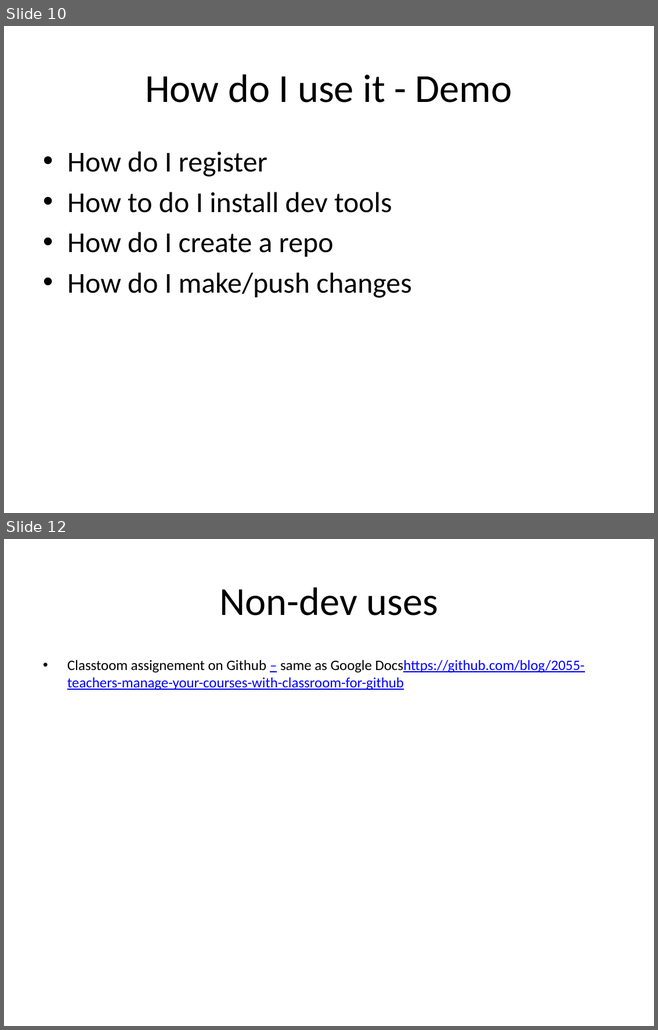
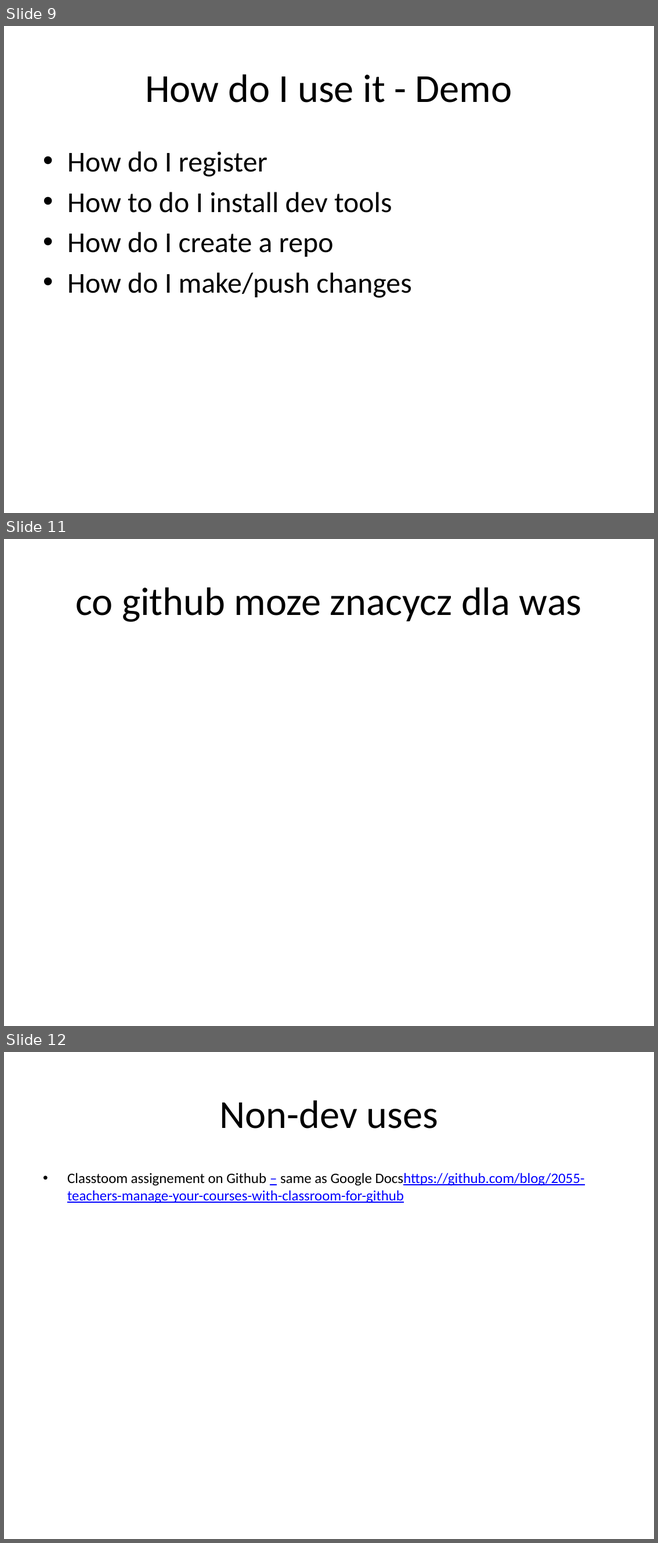
Before and after one commit to krzysztofkaluzny/codeweek, a slide deck: GitHub - Talk .pptx. Shown one above the other, each under a label of ours: slides 10 and 12 before the commit, slides 9, 11 and 12 after it; the slides between them are not shown. The pictures are 658x1030 and 658x1543 pixels, drawn with LibreOffice and Linux fonts; fonts in the diff are those of the drawing. Boxes give left, top, right and bottom in pixels: in the first picture for what was removed or moved away, otherwise in the second. Text is boxed around its words. In the diff, an @@ line names an element or a change of style, - is before the commit and + after.

```diff
--- a/GitHub - Talk .pptx
+++ b/GitHub - Talk .pptx
@@ slide 11 added at [4, 539, 654, 1026], background #FFFFFF @@
@@ title added at [75, 587, 582, 622], 44 pt, text #000000 @@
+co github moze znacycz dla was
@@ what was slide 10 is now slide 9 @@
```
Also in this commit, not shown: 3 slides changed, 3 other slides added, 4 slides removed.
